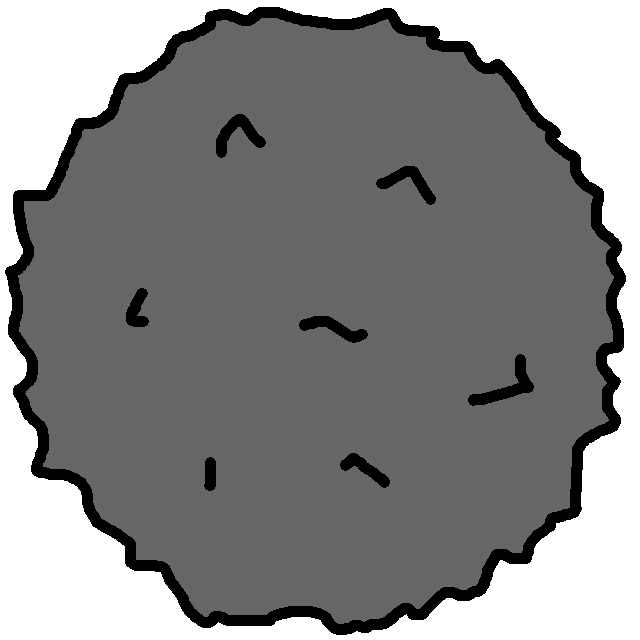
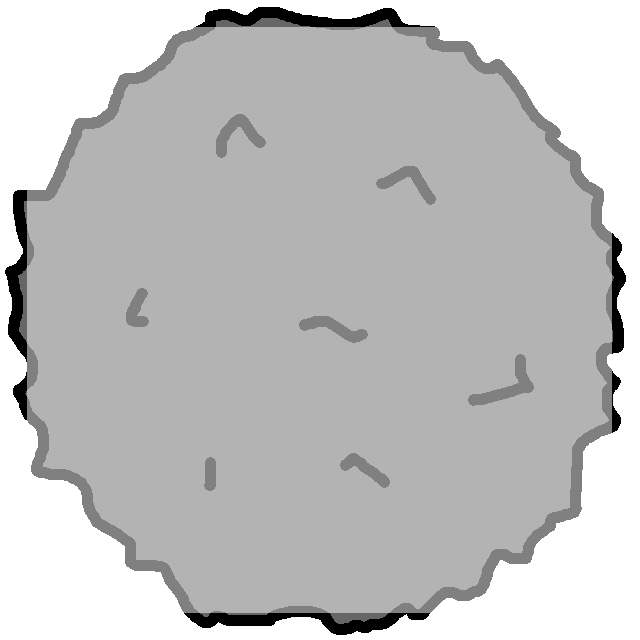
The second 640px x 640px image is a revision of the first. Changes to its layers:
added layer "collision" (50%) above "rock" over [27, 27, 612, 613]
